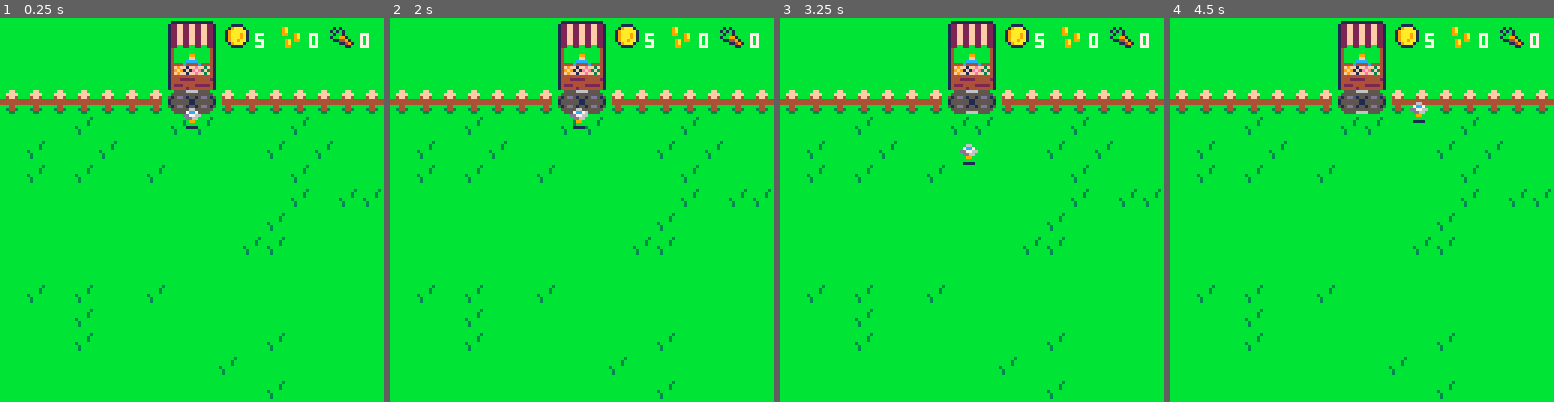
Above: before the commit, frames 1-4 (left to right).
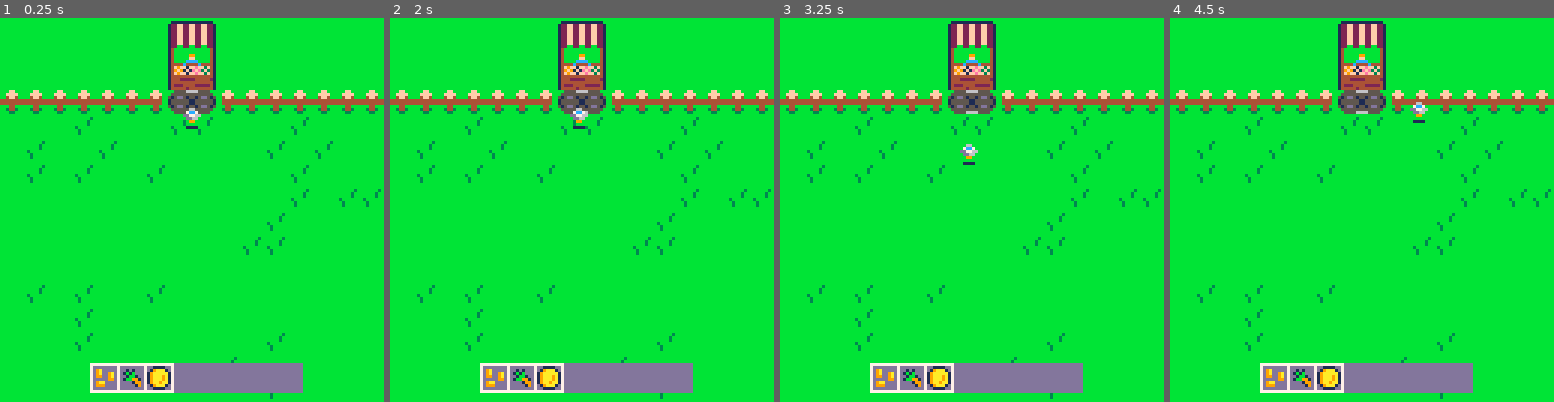
Above: after the commit, the same moments.

Repository: ritasker/SunDropHill
Game: PICO-8 cartridge sundrop_hill.p8
Two runs of this game, one before a commit and one after it. Both use one fixed random seed, a clock stepped at 60 frames per second and the inputs below.
Inputs:
- Up to frame 1 (0.25 s): no input
- Up to frame 2 (2 s): tap O (Z key) at 0.33, 0.7, 1.43 s; tap X (X key) at 1.07 s; hold Left from 1.97 s (still down)
- Up to frame 3 (3.25 s): tap X (X key) every 0.33 s from 2.07 to 3.07 s; tap O (Z key) at 2.22, 3.1 s; release Left at 2.37 s; hold Down 2.42-2.82 s; hold Right from 2.87 s (still down)
- Up to frame 4 (4.5 s): tap X (X key) every 0.33 s from 3.4 to 4.4 s; release Right at 3.53 s; hold Up 3.58-4.08 s; tap O (Z key) at 3.98 s; hold Right from 4.13 s (still down)

The runs differ from the first frame. In frame 1, 5.1% of the frame differs, in the area x 23-97%, y 1-98%; in frame 2, 5.1%; in frame 3, 5.1%; in frame 4, 5.1%.

Commit message:
add draft hotbar

Diff:
--- a/entities/inventory.lua
+++ b/entities/inventory.lua
@@ -1,31 +1,24 @@
 function iinv()
-    inv={
+  inv={
     carrots=0,
     seeds=0,
     gold=5
-    }
+  }
 end
 
 function uinv()
 end
 
 function dinv()
-    rnd_carrots()
-    rnd_seeds()
-    rnd_gold()
+    rnd_hotbar()
 end
 
-function rnd_carrots()
-    spr(17, 110, 2)
-    print(inv.carrots, 120, 5, 7)
+function rnd_hotbar()
+    rectfill(30,115,100,124,13)
+    spr(16, 31, 116)
+    rect(30,115,39,124,7)
+    spr(17, 40, 116)
+    rect(39,115,48,124,7)
+    spr(18, 49, 116)
+    rect(48,115,57,124,7)
 end
-
-function rnd_seeds()
-    spr(16, 93, 2)
-    print(inv.seeds, 103, 5, 7)
-end
-
-function rnd_gold()
-    spr(18, 75, 2)
-    print(inv.gold, 85, 5, 7)
-end
--- a/sundrop_hill.p8
+++ b/sundrop_hill.p8
@@ -35,13 +35,13 @@
 000000000030000042944444449ddd444444444444222244000000000000000000000000000000005d515655003443000000000000099000122ff22ff22ff221
 0000000000000000044444200444442004244440044444400000000000000000000000000000000055555555000330000011110001111110122ff22ff22ff221
 00000000000000000011110000000000000000000000000000000000000000000000000000000000555d5555000ff0000000000000000000122ff22ff22ff221
-09a0000001010000019aaa10000000000000000000000000000000000000000000000000000000005155555600ffff0000000000000000001220022002200221
-09a000001b1b100019aaaaa10000000000000000000000000000000000000000000000000000000055555d55004ff40000000000000000001400000000000041
-099009a001bb100019aaa9a100000000000000000000000000000000000000000000000000000000555515554444440000000000000000001400000000000041
-000009a01bb9910019aaa9a100000000000000000000000000000000000000000000000000000000500555554444440000000000000000001400000990000041
-009a09900114491019aa9aa100000000000000000000000000000000000000000000000000000000000050500004400000000000000000001400000ff0000041
-009a000000011491019aaa100000000000000000000000000000000000000000000000000000000000000000003443000000000000000000140000cccc000041
-009900000000011000111100000000000000000000000000000000000000000000000000000000000000000000033000000000000000000014444c4444c44441
+09a0000000101000019aaa10000000000000000000000000000000000000000000000000000000005155555600ffff0000000000000000001220022002200221
+09a009a001b1b00019aaaaa10000000000000000000000000000000000000000000000000000000055555d55004ff40000000000000000001400000000000041
+099009a0001bb10019aaa9a100000000000000000000000000000000000000000000000000000000555515554444440000000000000000001400000000000041
+0000099001bb991019aaa9a100000000000000000000000000000000000000000000000000000000500555554444440000000000000000001400000990000041
+09aa00000000199019aa9aa100000000000000000000000000000000000000000000000000000000000050500004400000000000000000001400000ff0000041
+0999000000000190019aaa100000000000000000000000000000000000000000000000000000000000000000003443000000000000000000140000cccc000041
+000000000000000000111100000000000000000000000000000000000000000000000000000000000000000000033000000000000000000014444c4444c44441
 0000000000000000000000000000000000000000000000000000000000000000000000000000000000000000000ff000000000000000000014f9ff1ffeff3f41
 000000000000000000000000000000000000000000000000000000000000000000000000000000000000000000ffff000000000000000000149f91f1efe3f341
 0000000000000000000000000000000000000000000000000000000000000000000000000000000000000000004ff400000000000000000014f9ff1ffeff3f41
